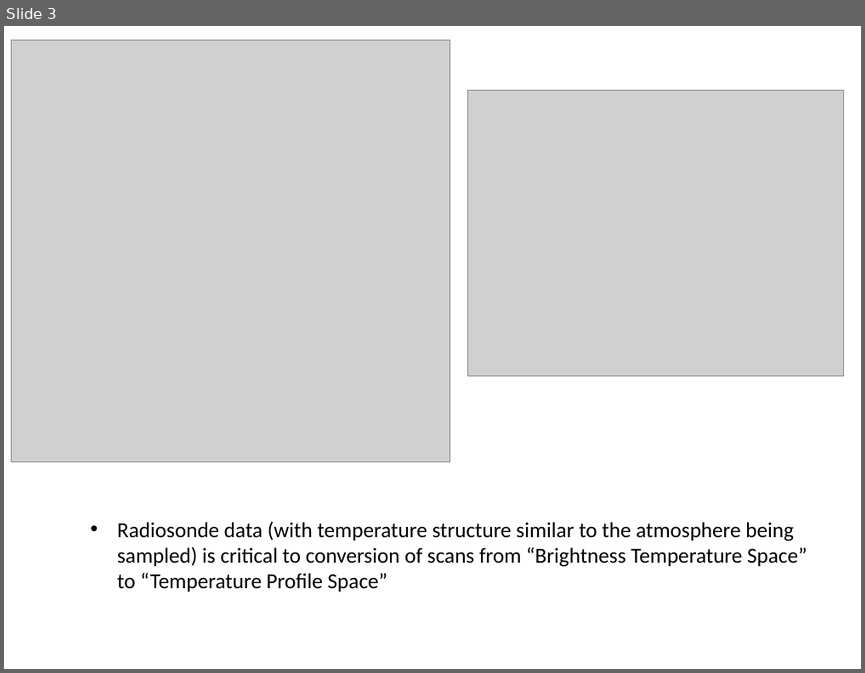
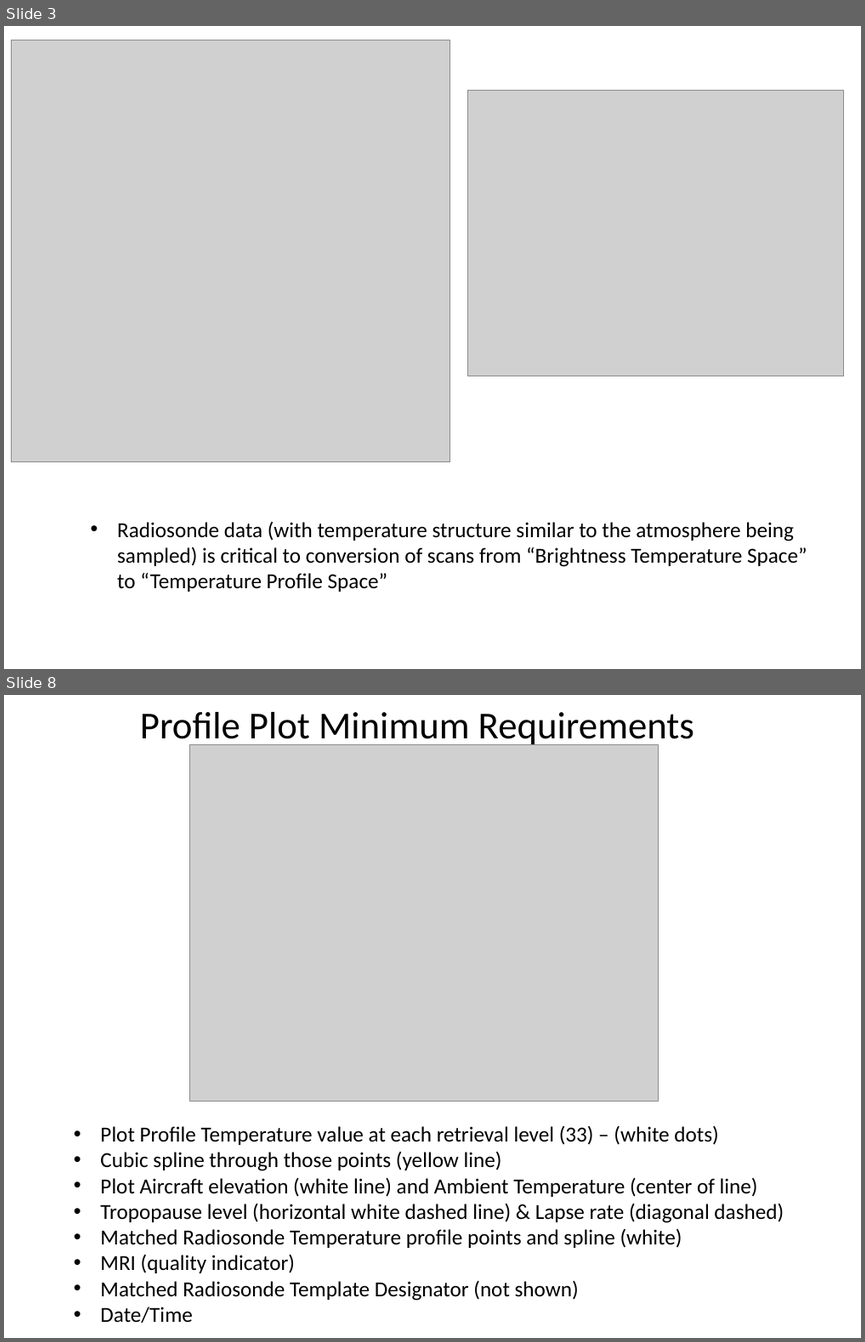
Before and after one commit to NCAR/nimbus, a slide deck: instruments/mtp/doc/MTP_Brainstorming_Mar_2015.pptx. Shown one above the other, each under a label of ours: slide 3 before the commit, slides 3 and 8 after it; the slides between them are not shown. The pictures are 865x673 and 865x1342 pixels, drawn with LibreOffice and Linux fonts; fonts in the diff are those of the drawing; grey boxes stand for pictures. Boxes give left, top, right and bottom in pixels: in the first picture for what was removed or moved away, otherwise in the second. Text is boxed around its words. In the diff, an @@ line names an element or a change of style, - is before the commit and + after.

```diff
--- a/instruments/mtp/doc/MTP_Brainstorming_Mar_2015.pptx
+++ b/instruments/mtp/doc/MTP_Brainstorming_Mar_2015.pptx
@@ slide 8 added at box(4, 695, 861, 1338), background #FFFFFF @@
@@ text added at box(140, 712, 694, 749), 32 pt, text #000000 @@
+Profile Plot Minimum Requirements
@@ picture added at box(189, 744, 658, 1101) @@
@@ text added at box(100, 1125, 783, 1322), 18 pt, text #000000 @@
+• Plot Profile Temperature value at each retrieval level (33) – (white dots)
+• Cubic spline through those points (yellow line)
+• Plot Aircraft elevation (white line) and Ambient Temperature (center of line)
+• Tropopause level (horizontal white dashed line) & Lapse rate (diagonal dashed)
+• Matched Radiosonde Temperature profile points and spline (white)
+• MRI (quality indicator)
+• Matched Radiosonde Template Designator (not shown)
+• Date/Time
```
Also in this commit, not shown: 4 slides changed, 3 other slides added.
